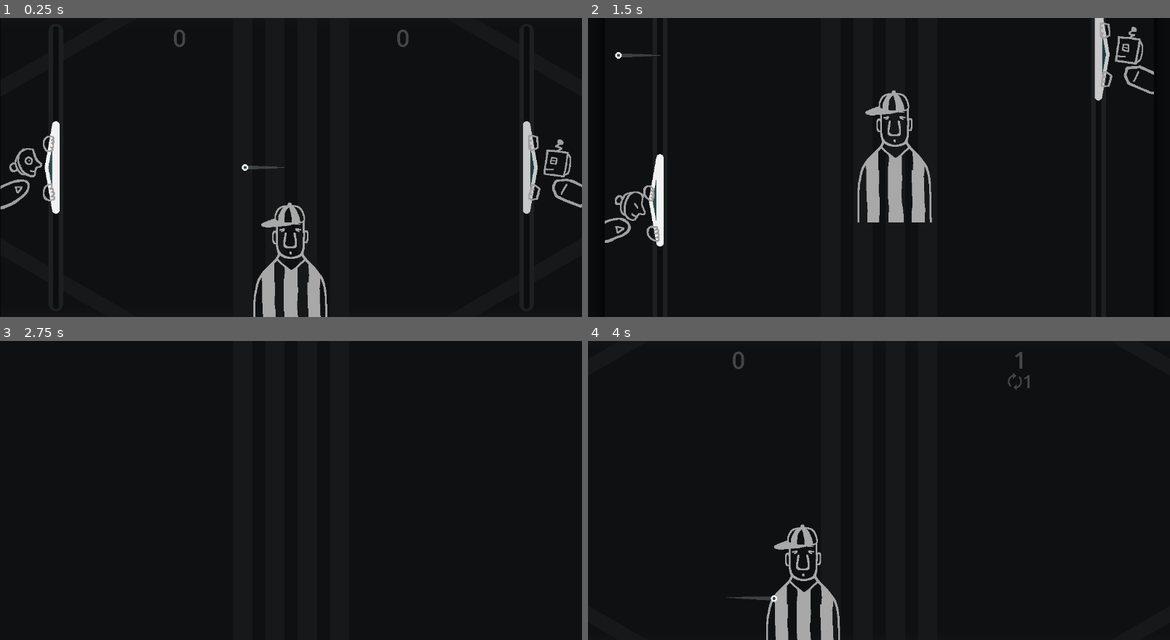
Above: before the commit, frames 1-4 (two rows, left to right).
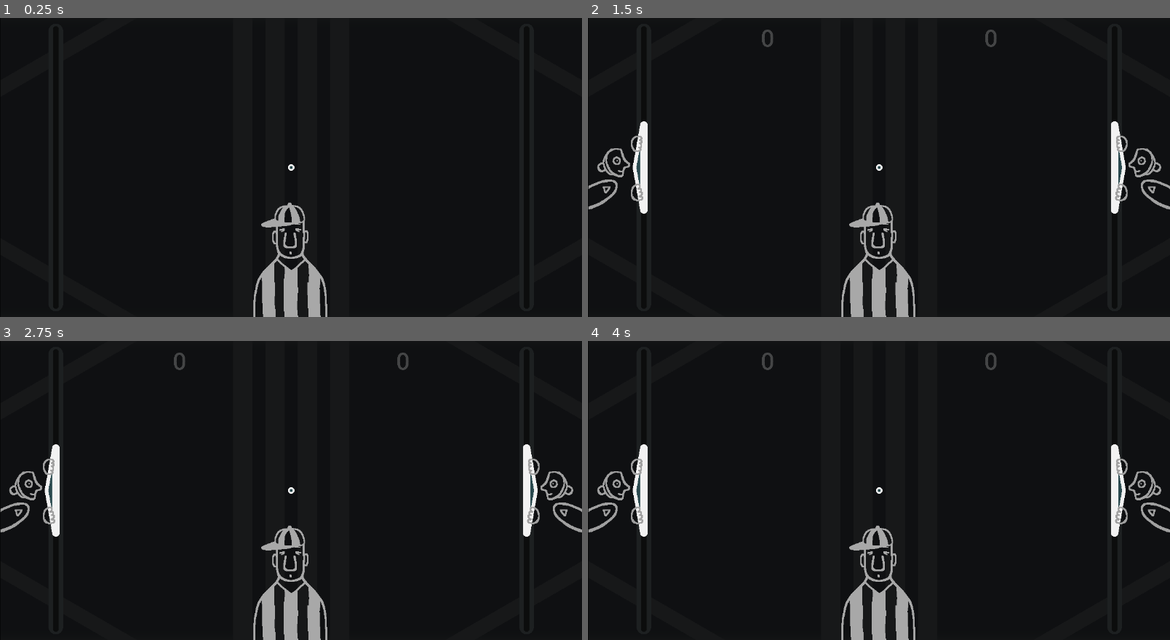
Above: after the commit, the same moments.

Repository: pixerhp/Pixers-Pong
Game: Godot game, scene res://scenes/topscenes/gameplay_topscene.tscn
Same seed, same stepped clock (60 frames per second), same inputs: the game is played once before the commit and once after it.
Inputs (mouse positions are in pixels of both pictures, inside the frame that each line leads up to):
- Up to frame 1 (0.25 s): no input
- Up to frame 2 (1.5 s): move the mouse to (1007, 152) at 0.52 s; hold D (plr1_bump_right) 0.53-1.28 s; tap T (test) at 0.6 s; click (1007, 152) at 0.67 s; move the mouse to (762, 182) at 1.27 s; hold S (plr1_down) from 1.28 s (still down); tap Shift (plr1_slow) at 1.35 s
- Up to frame 3 (2.75 s): tap T (test) at 1.55, 2.3 s; move the mouse to (349, 424) at 2.02 s; release S (plr1_down) at 2.03 s; hold D (plr1_bump_right) from 2.03 s (still down); tap Keypad 0 (plr2_slow) at 2.1 s
- Up to frame 4 (4 s): move the mouse to (849, 550) at 2.77 s; release D (plr1_bump_right) at 2.78 s; hold W (plr1_up) 2.78-3.53 s; tap T (test) at 2.85, 3.6 s; click (849, 550) at 2.92 s; move the mouse to (1053, 535) at 3.52 s; hold A (plr1_bump_left) from 3.53 s (still down)

The runs differ from the first frame. In frame 1, 2.1% of the frame differs, in the area x 0-100%, y 3-66%; in frame 2, 7.9%, in the area x 0-100%, y 0-100%; in frame 3, 3.9%; in frame 4, 6.0%.

Commit message:
Start work on first serve animation

Diff:
--- a/scripts/gameplay_script.gd
+++ b/scripts/gameplay_script.gd
@@ -9,6 +9,7 @@
 	update_scores_text()
 	reset_ai_inputs(false)
 	reset_ai_inputs(true)
+	first_serve_start_time = Time.get_ticks_msec()
 
 func reset_gameobject_positions():
 	%CenteringParent.position = Vector2(0,0)
@@ -64,6 +65,33 @@
 	if Globals.plr2_streak == 0: %RightScoreStreak/%StreakContainer/%StreakLabel.text = ""
 	else: %RightScoreStreak/%StreakContainer/%StreakLabel.text = STREAK_PREFIX + str(Globals.plr2_streak)
 
+var first_serve_start_time: int = Time.get_ticks_msec()
+const FIRST_SERVE_TOTAL_DURATION: int = 5000
+func do_first_serve_animation():
+	const FS_PADS_SLIDE_S: float = 0.0
+	const FS_PADS_SLIDE_E: float = 0.15
+	const FS_INTRODUCE_SCORES_S: float = 0.1
+	const FS_INTRODUCE_SCORES_E: float = 0.2
+	var total_prog: float = float(Time.get_ticks_msec() - first_serve_start_time) / float(FIRST_SERVE_TOTAL_DURATION)
+	var sect_prog: float = 0.0
+
+	sect_prog = get_sect_prog(total_prog, FS_PADS_SLIDE_S, FS_PADS_SLIDE_E)
+	%LeftPaddle.position.x = (-120.0 if (sect_prog < 0.0) else (120.0 if (sect_prog > 1.0) else (-120.0 + (240.0 * sect_prog))))
+	%RightPaddle.position.x = Globals.GAME_SIZE.x - %LeftPaddle.position.x
+
+	sect_prog = get_sect_prog(total_prog, FS_INTRODUCE_SCORES_S, FS_INTRODUCE_SCORES_E)
+	%LeftScoreStreak.position.y = (-70.0 if (sect_prog < 0.0) else (70.0 if (sect_prog > 1.0) else (-70.0 + (140.0 * ease_out_back(sect_prog, 1.1)))))
+	%RightScoreStreak.position.y = %LeftScoreStreak.position.y
+
+func is_sect_prog_in_range(sect_progress: float) -> bool:
+	return ((0.0 < sect_progress) and (sect_progress < 1.0))
+
+func get_sect_prog(total_progress: float, section_start: float, section_end: float) -> float:
+	return ((total_progress - section_start) / (section_end - section_start))
+
+func ease_out_back(ratio: float, c: float) -> float:
+	return 1 + ((c + 1) * pow(ratio - 1, 3)) + (c *  pow(ratio - 1, 2))
+
 # !!! (currently placeholder)
 func reserve_ball():
 	update_scores_text()
@@ -79,13 +107,18 @@
 	%BallShapeCast.clear_exceptions()
 
 func _process(delta: float):
-	if Input.is_action_just_pressed("test"):
-		Globals.GAME_SIZE = Vector2(randi_range(500, 3000), randi_range(300, 2000))
-		reset_gameobject_positions()
-	print(%CenteringParent.position)
-	print()
+	#if Input.is_action_just_pressed("test"):
+		#Globals.GAME_SIZE = Vector2(randi_range(500, 3000), randi_range(300, 2000))
+		#reset_gameobject_positions()
+	#print(%CenteringParent.position)
+	#print()
+
 	checkdo_toggle_pause()
-	if not is_game_paused:
+	if is_game_paused:
+		return
+	elif (Time.get_ticks_msec() - first_serve_start_time) < FIRST_SERVE_TOTAL_DURATION:
+		do_first_serve_animation()
+	else:
 		handle_paddle_cpu(false, Globals.plr1_cpu_mode)
 		handle_paddle_cpu(true, Globals.plr2_cpu_mode)
 		if Globals.plr1_force_slow: set_input("plr1_slow", true)
@@ -127,6 +160,7 @@
 	%Referee.play()
 	for i in range(balltrail_times.size()):
 		balltrail_times[i] += paused_duration
+	first_serve_start_time += paused_duration
 	total_paused_time += paused_duration
 	is_game_paused = false
 	%PauseMenuContainer.visible = false
